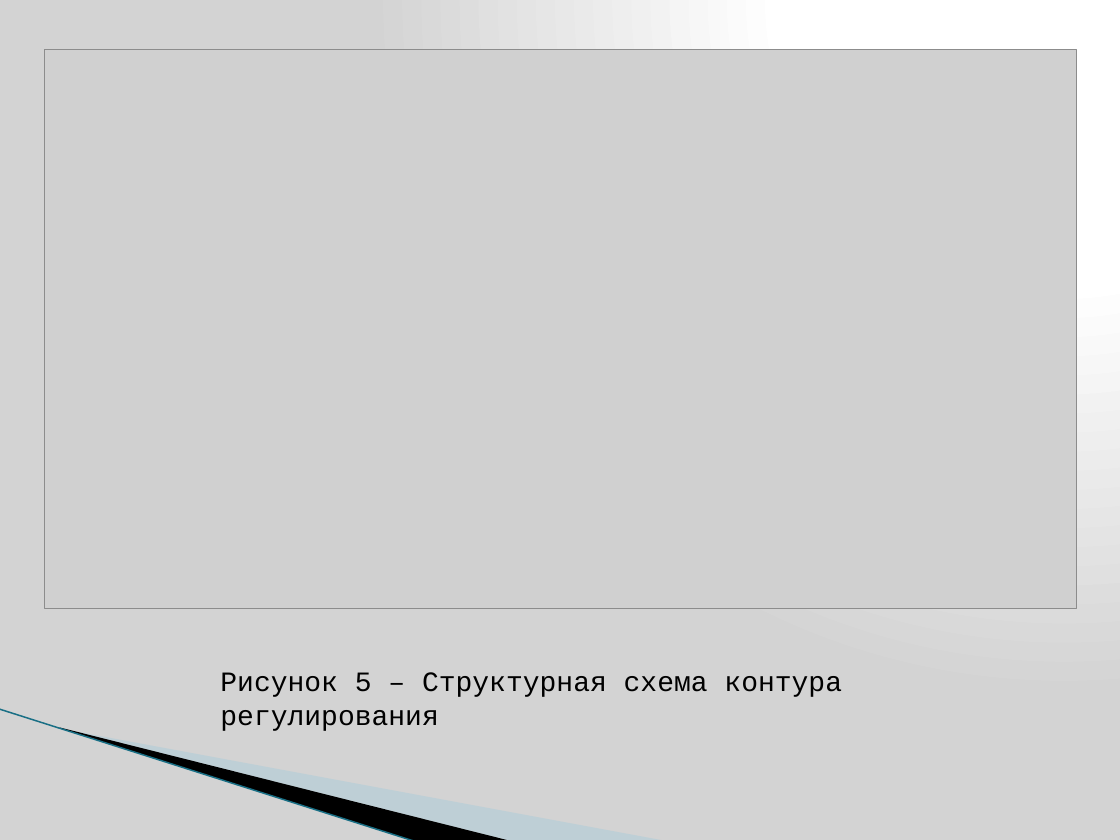
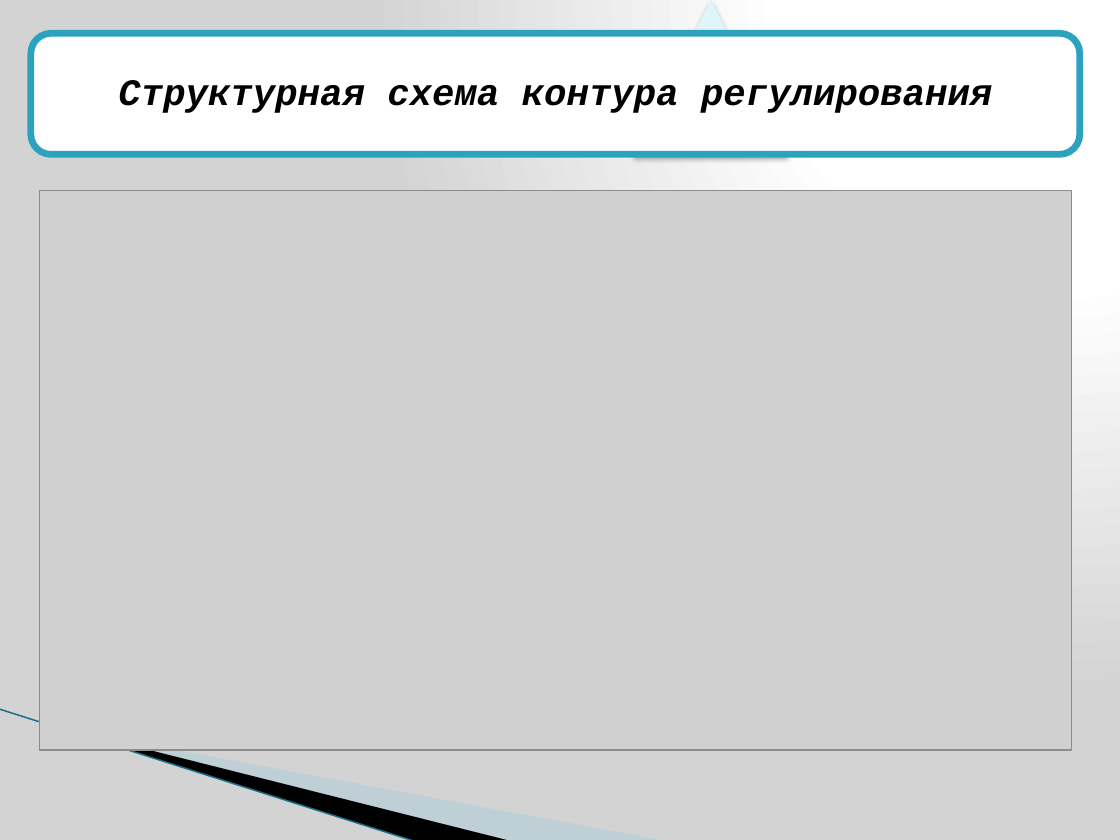
Before and after one commit to Srudyjj/DiplomaMaster, a slide deck: slide 7 of ПрезентацияПИД.pptx (slide 12 before the commit). Drawn at 1120x840 pixels with LibreOffice and Linux fonts; fonts in the diff are those of the drawing; grey boxes stand for pictures; background and template pictures are left out. Boxes give left, top, right and bottom in pixels: in the first picture for what was removed or moved away, otherwise in the second. Text is boxed around its words. In the diff, an @@ line names an element or a change of style, - is before the commit and + after.

```diff
--- a/ПрезентацияПИД.pptx
+++ b/ПрезентацияПИД.pptx
@@ triangle added at (633, 0, 788, 156), fill #DEF5FA @@
@@ rounded rectangle added at (31, 34, 1081, 155), fill #FFFFFF, outline #2DA2BF 4.33 pt @@
@@ text "Структурная схема контура регулирования" at (118, 80, 992, 113): vertical alignment top to middle @@
@@ text at (118, 80, 992, 113): text changed; size 18 to 24 pt; bold on; italic on @@
-Рисунок 5 – Структурная схема контура регулирования
+Структурная схема контура регулирования
@@ picture: place and size @@
-picture at (45, 49, 1077, 608)
+picture at (39, 190, 1072, 749)
```
Also in this commit, not shown: 6 other slides changed, 5 slides added, 16 slides removed, 3 other files.
